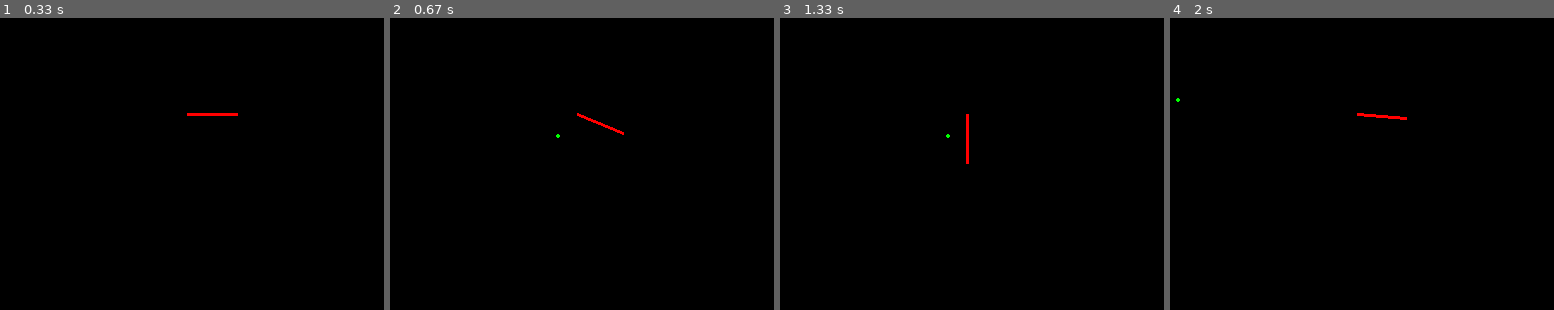
Above: before the commit, frames 1-4 (left to right).
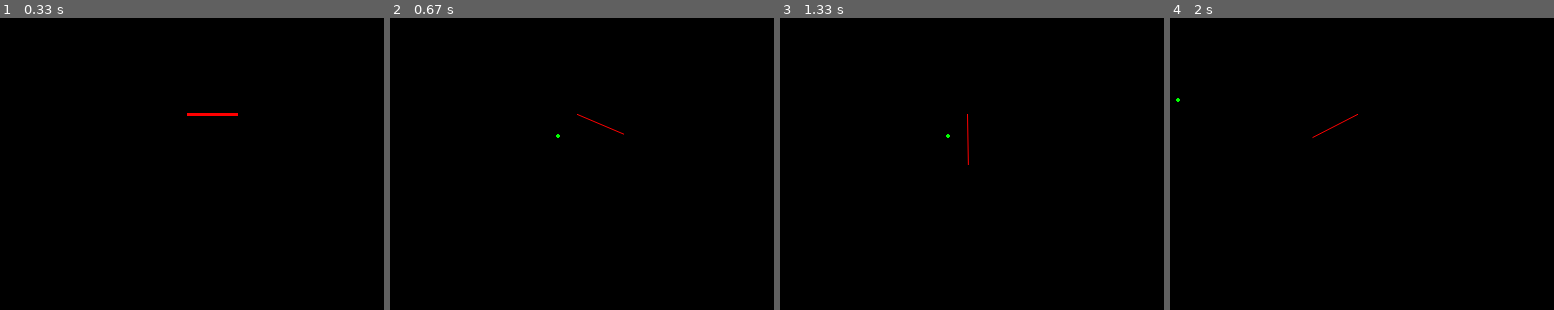
Above: after the commit, the same moments.

Repository: DoYouEvenStackSmash/planning-algorithms-exercises
Game: pygame game, started from src/pygame-prep/rotation-simple.py
Two runs of this game, one before a commit and one after it. Both use one fixed random seed, a clock stepped at 60 frames per second and the inputs below.
Inputs (mouse positions are in pixels of both pictures, inside the frame that each line leads up to):
- Up to frame 1 (0.33 s): no input
- Up to frame 2 (0.67 s): click (558, 134) at 0.38 s
- Up to frame 3 (1.33 s): no input
- Up to frame 4 (2 s): click (1177, 99) at 1.72 s

Frame 1 is identical in both runs. In frame 2, 0.1% of the frame differs, in the area x 48-61%, y 32-41%; in frame 3, 0.1%; in frame 4, 0.2%, in the area x 36-62%, y 32-42%.

Commit message:
adjusted rotation to handle arctan2 radians > pi

Diff:
--- a/src/pygame-prep/rotation-simple.py
+++ b/src/pygame-prep/rotation-simple.py
@@ -19,8 +19,6 @@
     y = np.sin(self.rad_angle) * self.r
     return (x + x_o, y + y_o)
 
-
-
 def create_display(width, height):
   return pygame.display.set_mode((width,height))
 
@@ -35,24 +33,36 @@
 
 def draw_step(screen, origin, point):
   pygame.Surface.fill(screen, (0,0,0))
-  pygame.draw.line(screen, (255, 0, 0), origin, point, width=3)
+  pygame.draw.aaline(screen, (255, 0, 0), origin, point)
   # pygame.display.update()
   # time.sleep(0.01)
 
 def rotate(screen, base_line, target_point):
   t_x, t_y = target_point
-
+  print(f"{'-' * 100}")
   target_rad = np.arctan2(t_y - base_line.y_off_t, t_x - base_line.x_off_t)
   rotation = target_rad - base_line.rad_angle
-  moves = abs(rotation * 180 / np.pi)
-  if abs(moves) > 180:
-    moves = 360 - abs(moves)
+  if rotation > np.pi:
+    rotation = rotation - (2 * np.pi)
+  if rotation < -np.pi:
+    rotation = rotation + 2 * (np.pi)
+
+  original_moves = rotation * 180 / np.pi
+  moves = abs(original_moves)
+
+  print(f"t_r:\t{target_rad}\nb_r:\t{base_line.rad_angle}")
+  print(f"rot:\t{rotation}")
+
+  # if abs(moves) > 180:
+  #   moves = 360 - abs(moves)
+  print(f"mvs:\t{original_moves}\t {moves}")
+
   increment = rotation / moves
-
+  print(f"inc:\t{increment}")
   new_point_set = []
   x_o,y_o = base_line.x_off_t, base_line.y_off_t
   new_point_set = [base_line.get_point()]
-  print(f'moves: {moves}')
+  # print(f'moves: {moves}')
   for i in range(int(moves)):
     # for p in point_set:
     lp_x, lp_y = new_point_set[-1]
@@ -63,7 +73,7 @@
   new_point_set.append(base_line.get_point())
 
   for p in range(len(new_point_set)):
-    print(f'{p}\t {new_point_set[p]}')
+    # print(f'{p}\t {new_point_set[p]}')
     draw_step(screen, base_line.origin, new_point_set[p])
     pygame.draw.circle(screen,(0,255,0), (t_x, t_y), 2)
     pygame.display.update()
